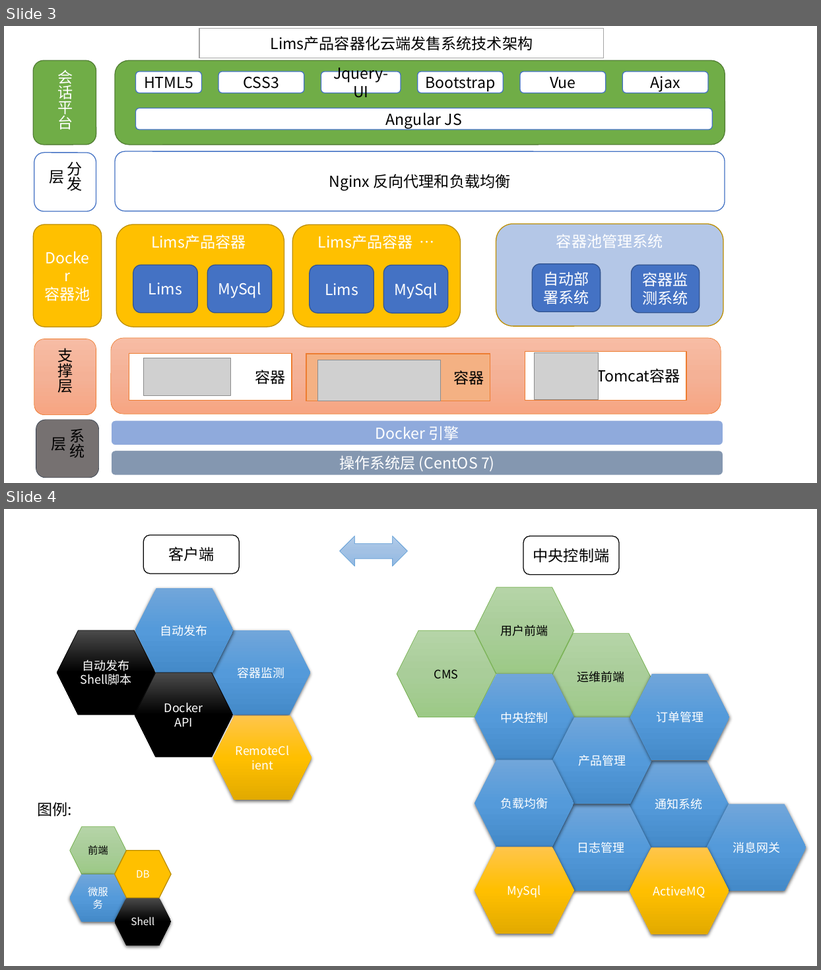
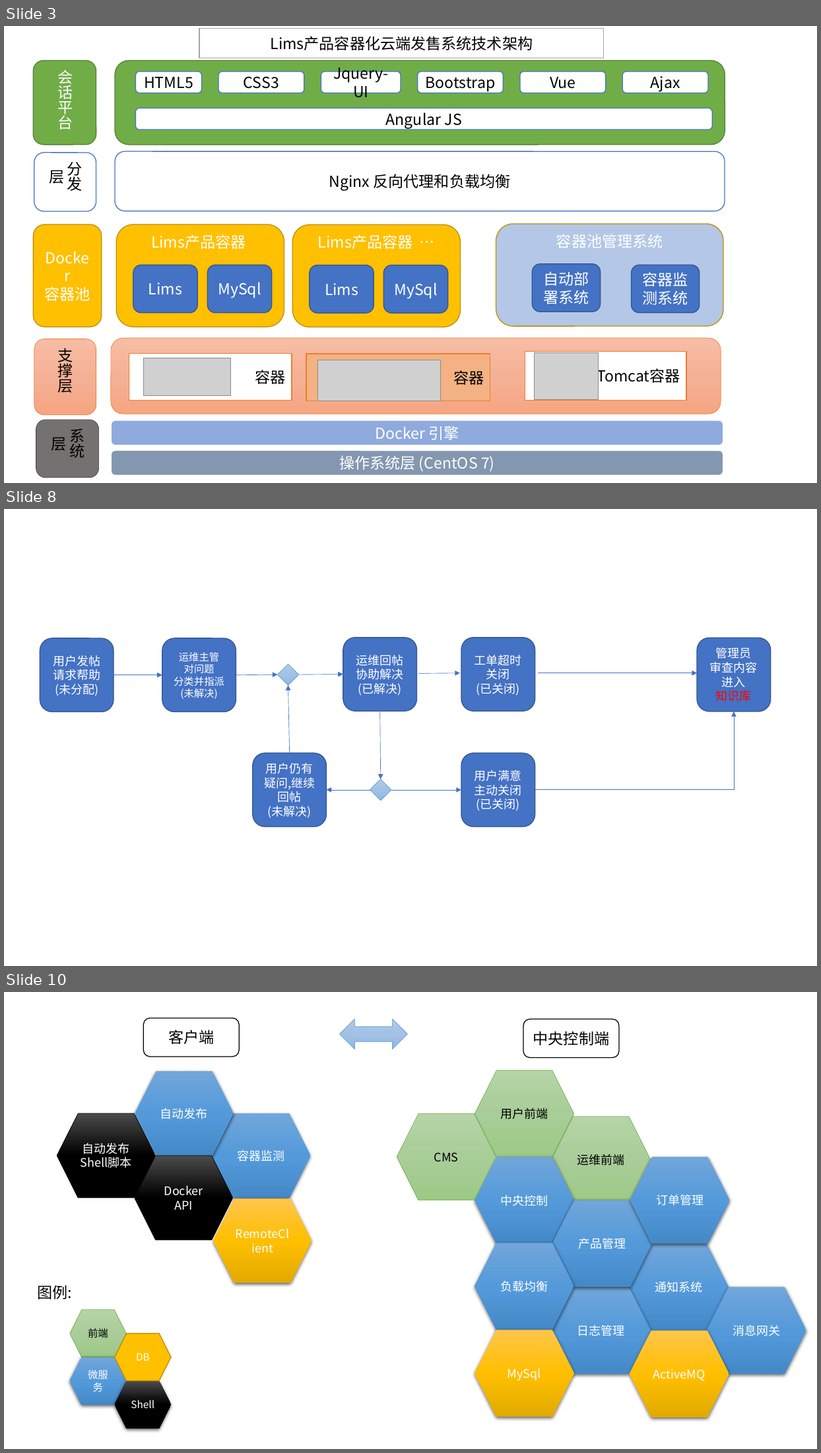
Before and after one commit to qijunbo/dockercloud, a slide deck: Lims系统架构.pptx. Shown one above the other, each under a label of ours: slides 3 and 4 before the commit, slides 3, 8 and 10 after it; the slides between them are not shown. The pictures are 821x970 and 821x1453 pixels, drawn with LibreOffice and Linux fonts; fonts in the diff are those of the drawing; grey boxes stand for pictures. Boxes give left, top, right and bottom in pixels: in the first picture for what was removed or moved away, otherwise in the second. Text is boxed around its words. In the diff, an @@ line names an element or a change of style, - is before the commit and + after.

```diff
--- a/Lims系统架构.pptx
+++ b/Lims系统架构.pptx
@@ slide 8 added at [4, 509, 817, 966], background #FFFFFF @@
@@ group added at [40, 638, 771, 827]: 9 arrows, 7 rounded rectangles, 2 diamonds, 1 elbow arrow @@
+用户发帖请求帮助
+(未分配)
+运维主管
+对问题
+分类并指派
+(未解决)
+运维回帖协助解决
+(已解决)
+工单超时关闭
+(已关闭)
+用户满意主动关闭
+(已关闭)
+用户仍有疑问,继续回帖
+(未解决)
+管理员
+审查内容
+进入
+知识库
@@ what was slide 4 is now slide 10 @@
```
Also in this commit, not shown: 5 other slides added, 6 other files.
